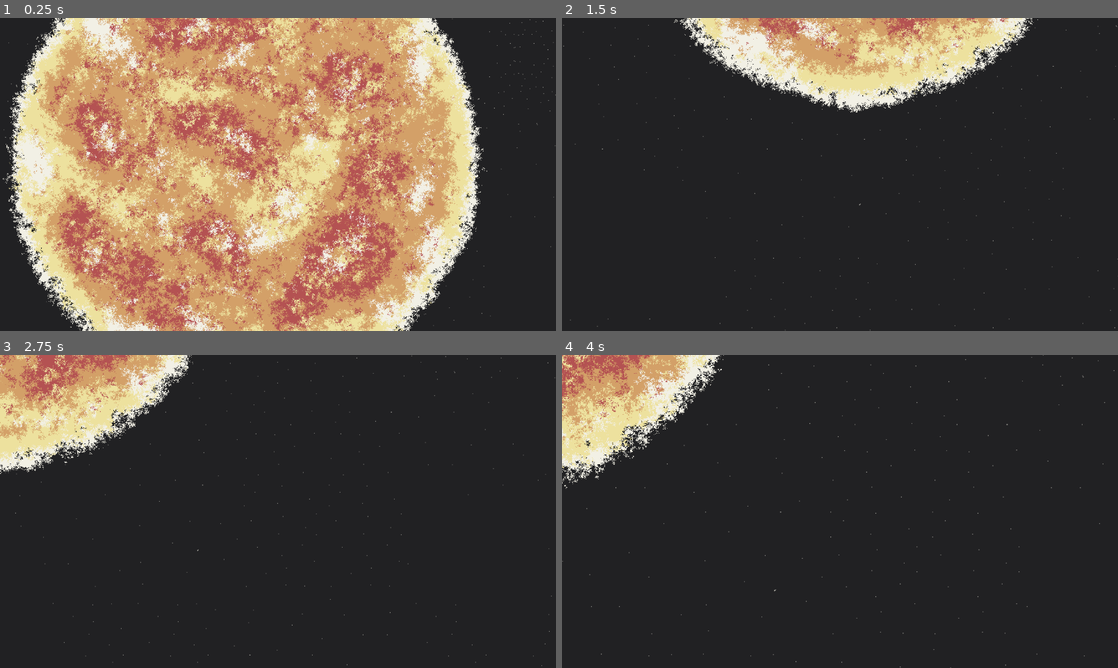
Above: before the commit, frames 1-4 (two rows, left to right).
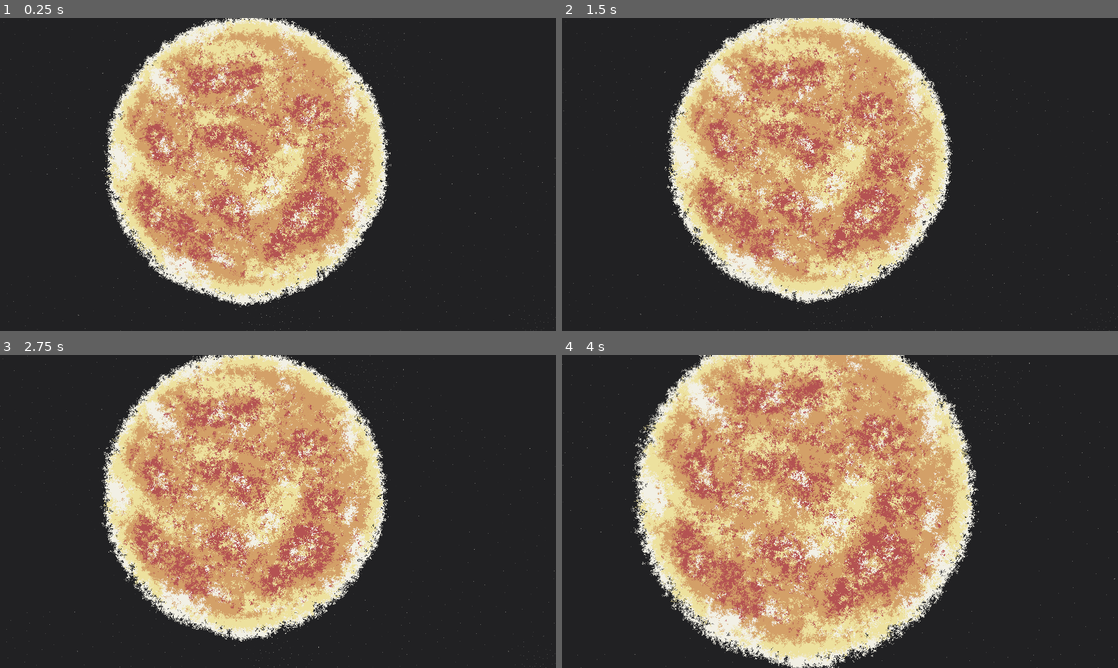
Above: after the commit, the same moments.

Repository: IsaacAmann/Space-MMO-Server
Game: Godot game, scene res://MainScene.tscn
The game is run twice, just before and just after one commit, with the same random seed, the same clock (stepped at 60 frames per second) and the same inputs.
Inputs (mouse positions are in pixels of both pictures, inside the frame that each line leads up to):
- Up to frame 1 (0.25 s): no input
- Up to frame 2 (1.5 s): move the mouse to (962, 158) at 0.52 s; hold Down (CameraDown) 0.53-1.28 s; tap Left (CameraLeft) at 0.8, 1.35 s; move the mouse to (728, 190) at 1.27 s; hold A (a_down) from 1.28 s (still down)
- Up to frame 3 (2.75 s): tap Right (CameraRight) at 1.55 s; move the mouse to (333, 442) at 2.02 s; release A (a_down) at 2.03 s; hold Right (CameraRight) from 2.03 s (still down); tap Up (CameraUp) at 2.3 s
- Up to frame 4 (4 s): move the mouse to (812, 574) at 2.77 s; release Right (CameraRight) at 2.78 s; tap Up (CameraUp) at 2.85 s; tap Mouse wheel up (CameraZoomIn) at 3.05 s; move the mouse to (1006, 558) at 3.52 s; hold A (a_down) from 3.53 s (still down); hold Mouse wheel up (CameraZoomIn) from 3.53 s (still down); tap Mouse wheel down (CameraZoomOut) at 3.8 s

The runs differ from the first frame. In frame 1, 68% of the frame differs, in the area x 0-100%, y 0-100%; in frame 2, 40%; in frame 3, 44%; in frame 4, 56%.
Error in both runs: Invalid operands 'Nil' and 'String' in operator '+'. (res://WebSocketHandler.gd:38)

Commit message:
Removed Client Camera Drift

Diff:
--- a/godot-client/Camera2D.gd
+++ b/godot-client/Camera2D.gd
@@ -1,31 +1,39 @@
 extends Camera2D
 
 var speed = 15
-var zoomSpeed = Vector2(.2,.2)
+var zoomSpeed = Vector2(0.2, 0.2)
+var target_position = Vector2.ZERO
+var zoomLevel = 0
 
 var entityHandler
+
 # Called when the node enters the scene tree for the first time.
 func _ready():
 	entityHandler = get_node("../EntityHandler")
+	target_position = position
 
 # Called every frame. 'delta' is the elapsed time since the previous frame.
 func _process(delta):
-	if(Input.is_action_pressed("CameraUp")):
-		position.y -= speed
-	if(Input.is_action_pressed("CameraDown")):
-		position.y += speed
-	if(Input.is_action_pressed("CameraLeft")):
-		position.x -= speed
-	if(Input.is_action_pressed("CameraRight")):
-		position.x += speed
+	if Input.is_action_pressed("CameraUp"):
+		target_position.y -= speed * delta
+	if Input.is_action_pressed("CameraDown"):
+		target_position.y += speed * delta
+	if Input.is_action_pressed("CameraLeft"):
+		target_position.x -= speed * delta
+	if Input.is_action_pressed("CameraRight"):
+		target_position.x += speed * delta
+
 	var playerShip = entityHandler.getPlayerShip()
-	if(playerShip != null):
-		position.x = playerShip.position.x
-		position.y = playerShip.position.y
+	if playerShip != null:
+		target_position = playerShip.position
 
+	# Directly set camera position to target position
+	position = target_position
 
 func _input(event):
-	if(event.is_action_pressed("CameraZoomIn")):
+	if event.is_action_pressed("CameraZoomIn") && zoomLevel < 6:
 		zoom += zoomSpeed
-	if(event.is_action_pressed("CameraZoomOut")):
+		zoomLevel += 1
+	if event.is_action_pressed("CameraZoomOut") && zoomLevel > -1:
 		zoom -= zoomSpeed
+		zoomLevel -= 1
--- a/godot-client/project.godot
+++ b/godot-client/project.godot
@@ -17,6 +17,8 @@
 
 [display]
 
+window/size/viewport_width=1920
+window/size/viewport_height=1080
 window/stretch/mode="viewport"
 
 [input]
Not shown, changed: frontend/space-mmo-web/public/godot/Godot-client.html
Not shown, changed: frontend/space-mmo-web/public/godot/Godot-client.pck
Not shown, changed: frontend/space-mmo-web/src/App.jsx
Not shown, changed: frontend/space-mmo-web/src/Pages/HomePage/HomePage.jsx
